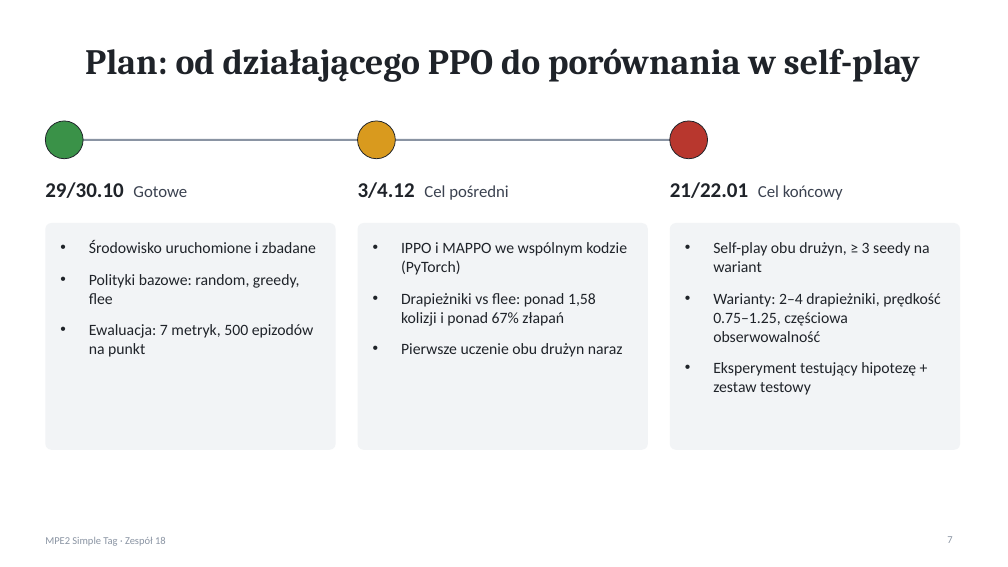
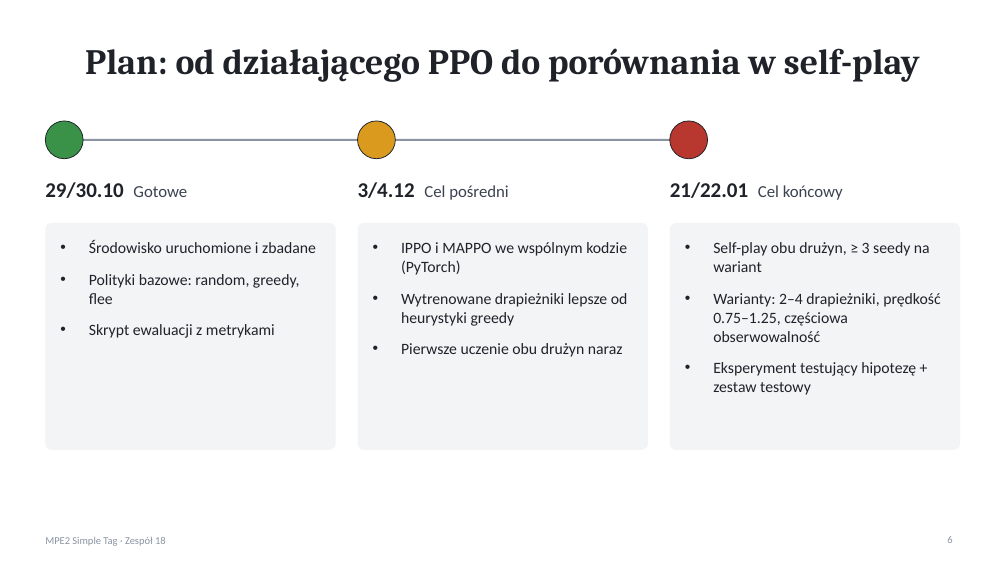
Before and after one commit to MykhailoShamrai/rl_simple_tag, a slide deck: slide 6 of presentation/prezentacja_1_simple_tag.pptx (slide 7 before the commit). Drawn at 1008x567 pixels with LibreOffice and Linux fonts; fonts in the diff are those of the drawing. Boxes give left, top, right and bottom in pixels: in the first picture for what was removed or moved away, otherwise in the second. Text is boxed around its words. In the diff, an @@ line names an element or a change of style, - is before the commit and + after.

```diff
--- a/presentation/prezentacja_1_simple_tag.pptx
+++ b/presentation/prezentacja_1_simple_tag.pptx
@@ text at (x1=401, y1=293, x2=628, y2=326): text changed @@
-• Drapieżniki vs flee: ponad 1,58 kolizji i ponad 67% złapań
+• Wytrenowane drapieżniki lepsze od heurystyki greedy
@@ text at (x1=89, y1=324, x2=275, y2=338): text changed @@
-• Ewaluacja: 7 metryk, 500 epizodów na punkt
+• Skrypt ewaluacji z metrykami
@@ page number at (x1=947, y1=536, x2=952, y2=543): text changed @@
-7
+6
```
Also in this commit, not shown: 1 other slide changed, 1 slide added, 2 slides removed.
